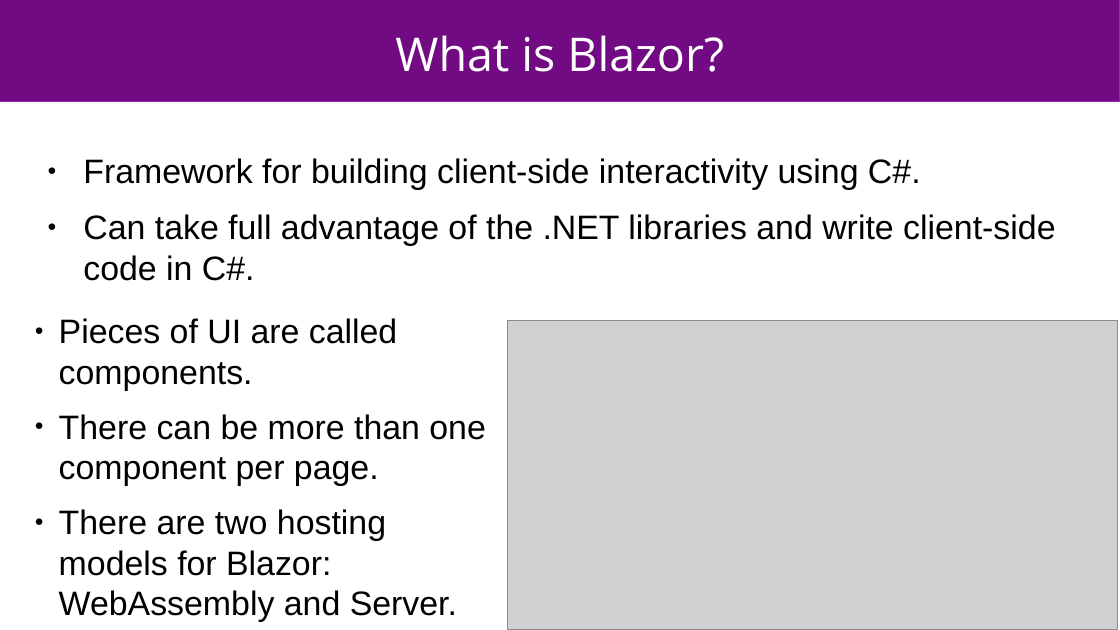
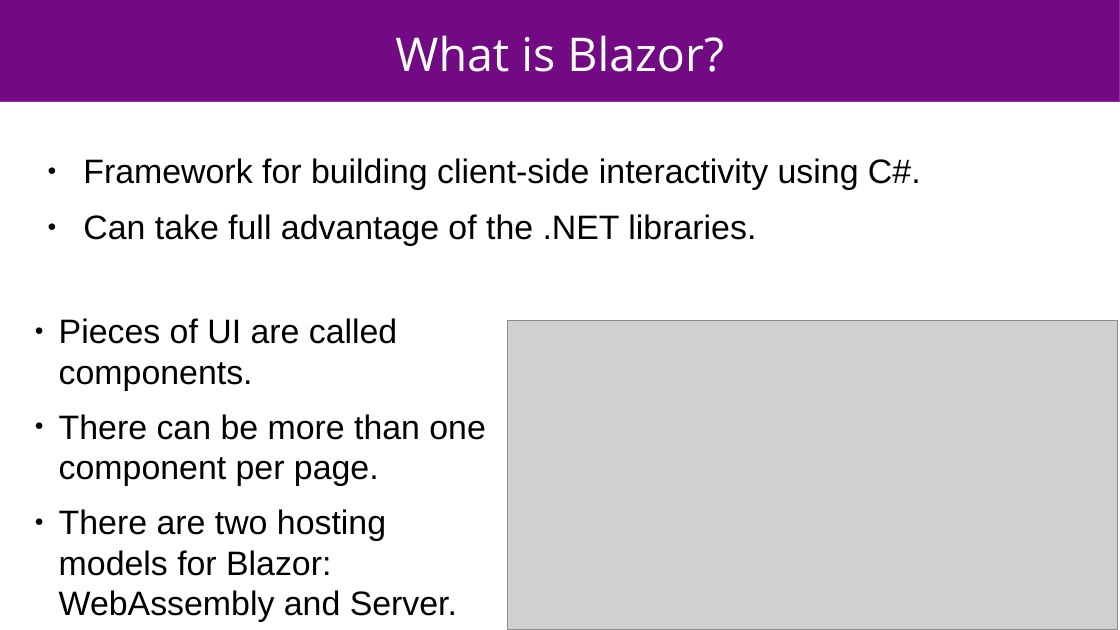
Before and after one commit to wheat32/BlazorTest, a slide deck: slide 3 of blazor_short.odp. Drawn at 1120x630 pixels with LibreOffice and Linux fonts; fonts in the diff are those of the drawing; grey boxes stand for pictures. Boxes give left, top, right and bottom in pixels: in the first picture for what was removed or moved away, otherwise in the second. Text is boxed around its words. In the diff, an @@ line names an element or a change of style, - is before the commit and + after.

Commit message:
Final update to slides

```diff
--- a/blazor_short.odp
+++ b/blazor_short.odp
@@ text at (83, 214, 756, 246): text changed @@
-● Can take full advantage of the .NET libraries and write client-side code in C#.
+● Can take full advantage of the .NET libraries.
```
Also in this commit, not shown: 2 other slides changed.
